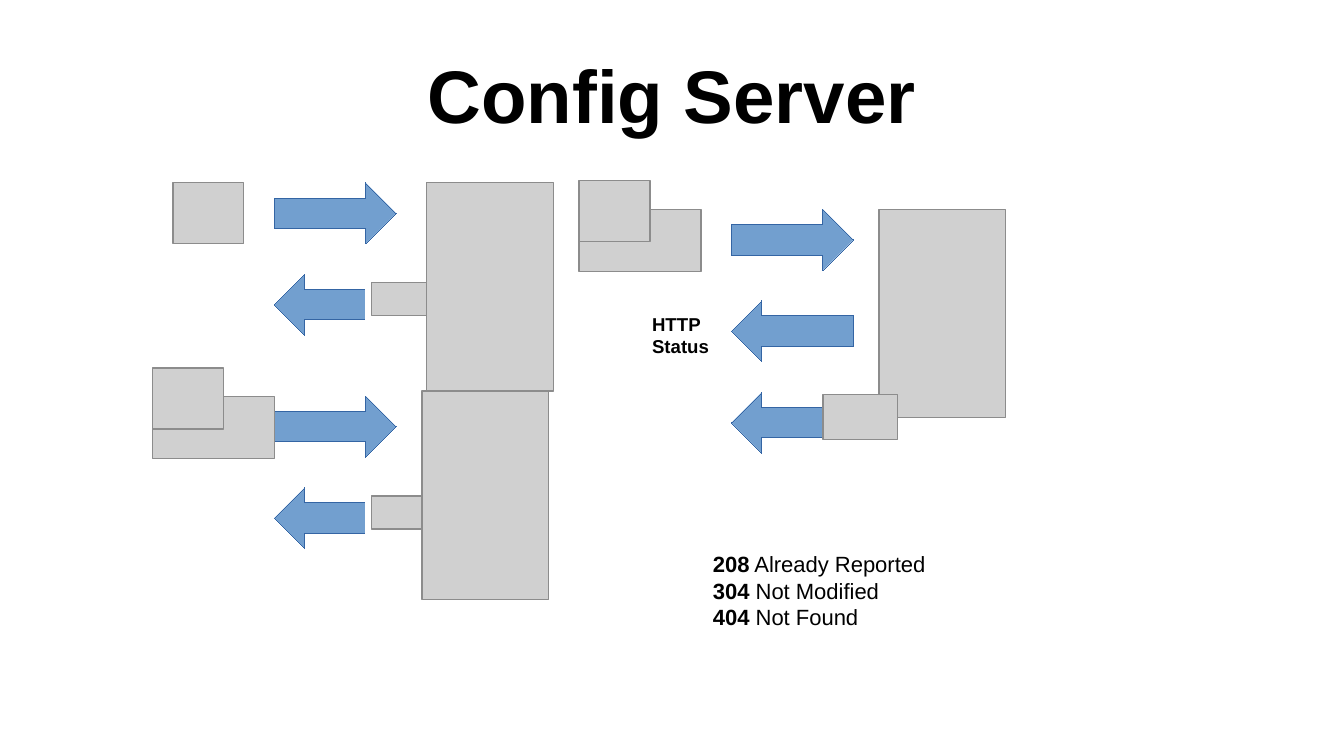
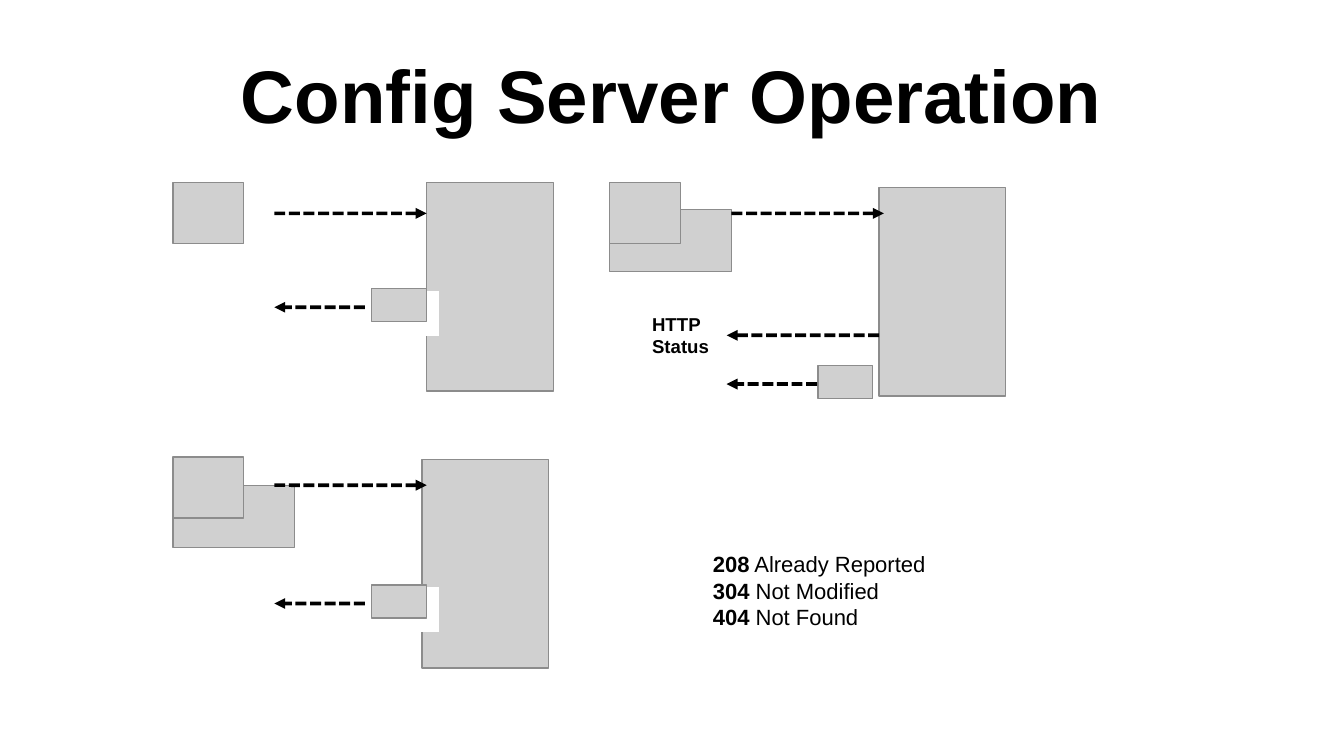
Before and after one commit to sergueik/springboot_study, a slide deck: slide 1 of basic-config/config.odp. Drawn at 1344x756 pixels with LibreOffice and Linux fonts; fonts in the diff are those of the drawing; grey boxes stand for pictures. Boxes give left, top, right and bottom in pixels: in the first picture for what was removed or moved away, otherwise in the second. Text is boxed around its words. In the diff, an @@ line names an element or a change of style, - is before the commit and + after.

Commit message:
updated slides

```diff
--- a/basic-config/config.odp
+++ b/basic-config/config.odp
@@ title at bbox=[241, 69, 1101, 137]: text changed @@
-Config Server
+Config Server Operation
@@ right arrow removed at bbox=[274, 183, 396, 244] @@
@@ picture: place and size @@
-picture at bbox=[579, 181, 650, 241]
+picture at bbox=[610, 183, 681, 244]
@@ picture: place and size @@
-picture at bbox=[879, 210, 1006, 418]
+picture at bbox=[879, 188, 1006, 396]
@@ arrow added from (274, 213) to (427, 213), #000000 2.15 pt dashed @@
@@ picture: place and size @@
-picture at bbox=[579, 210, 701, 272]
+picture at bbox=[610, 210, 732, 272]
@@ right arrow removed at bbox=[732, 210, 854, 271] @@
@@ arrow added from (732, 213) to (884, 213), #000000 2.15 pt dashed @@
@@ right arrow removed at bbox=[274, 274, 396, 335] @@
@@ rectangle: place and size @@
-rectangle at bbox=[366, 285, 439, 329]
+rectangle at bbox=[366, 291, 439, 335]
@@ picture: place and size @@
-picture at bbox=[372, 283, 427, 316]
+picture at bbox=[372, 289, 427, 322]
@@ arrow added from (365, 307) to (274, 307), #000000 2.15 pt dashed @@
@@ right arrow removed at bbox=[732, 301, 854, 362] @@
@@ arrow added from (879, 335) to (727, 335), #000000 2.15 pt dashed @@
@@ arrow added from (817, 384) to (727, 384), #000000 2.15 pt dashed @@
@@ picture: place and size @@
-picture at bbox=[823, 395, 898, 440]
+picture at bbox=[818, 366, 873, 399]
@@ right arrow removed at bbox=[274, 396, 396, 457] @@
@@ right arrow removed at bbox=[732, 393, 854, 454] @@
@@ picture: place and size @@
-picture at bbox=[152, 396, 274, 459]
+picture at bbox=[173, 457, 244, 518]
@@ picture: place and size @@
-picture at bbox=[422, 391, 549, 600]
+picture at bbox=[422, 460, 549, 668]
@@ picture: place and size @@
-picture at bbox=[152, 368, 223, 429]
+picture at bbox=[173, 485, 295, 548]
@@ right arrow removed at bbox=[274, 488, 396, 549] @@
@@ arrow added from (274, 485) to (427, 485), #000000 2.15 pt dashed @@
@@ rectangle: place and size @@
-rectangle at bbox=[366, 499, 439, 543]
+rectangle at bbox=[366, 588, 439, 632]
@@ picture: place and size @@
-picture at bbox=[372, 496, 427, 529]
+picture at bbox=[372, 585, 427, 618]
@@ arrow added from (365, 604) to (274, 604), #000000 2.15 pt dashed @@
```
Also in this commit, not shown: 1 slide added, 4 other files.
